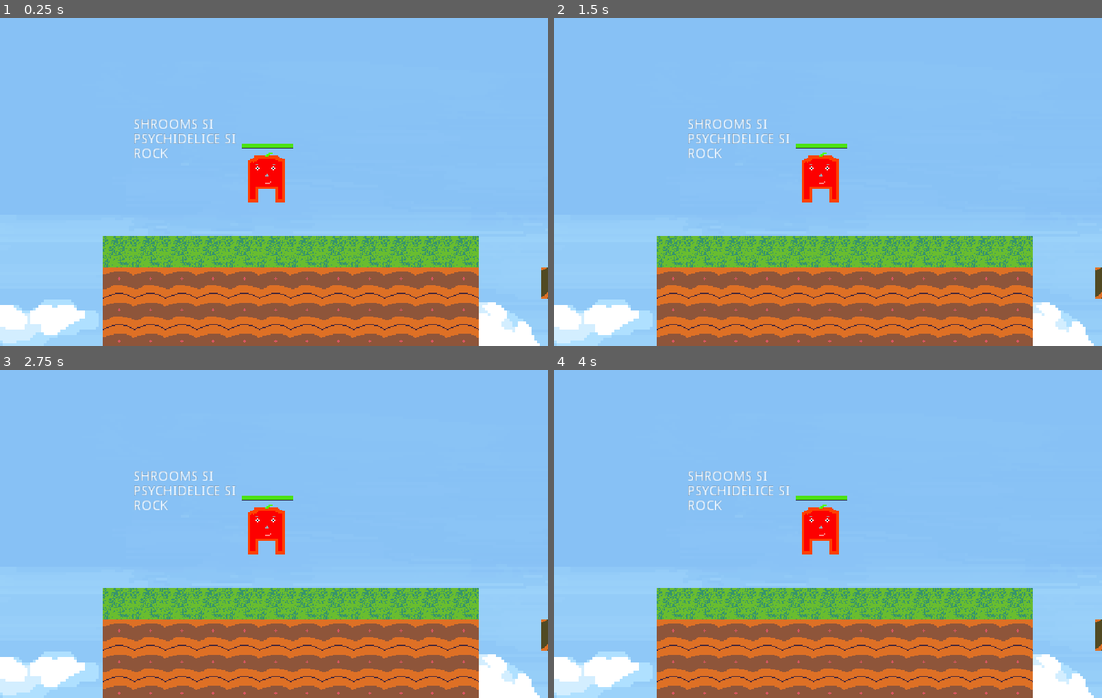
Above: before the commit, frames 1-4 (two rows, left to right).
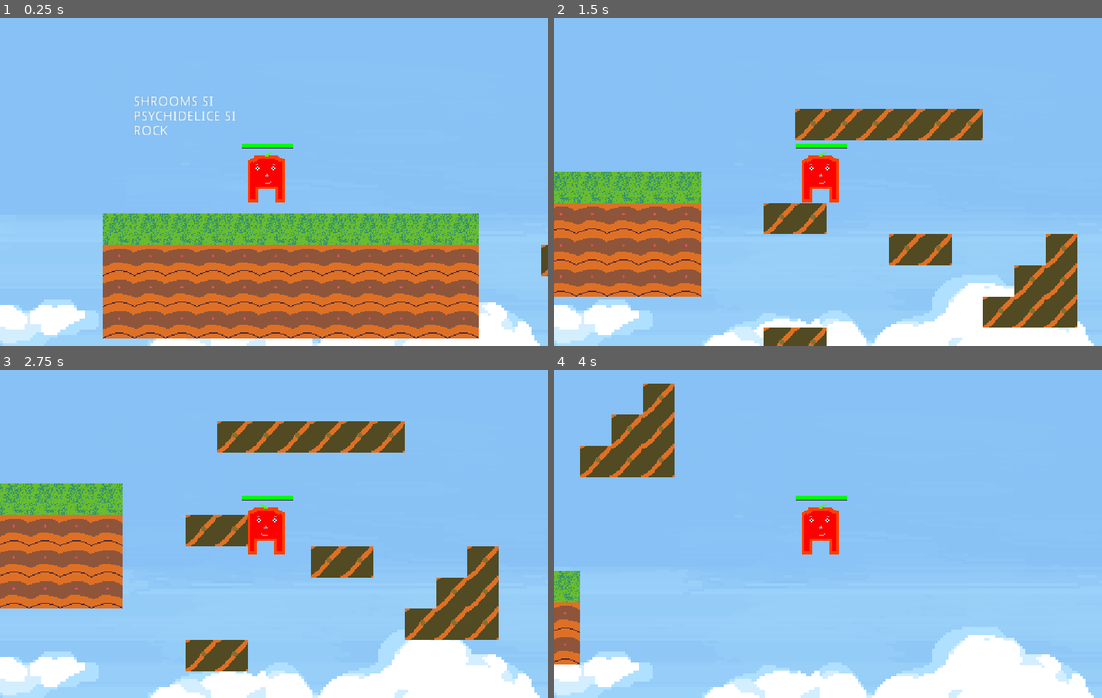
Above: after the commit, the same moments.

Repository: nicusor43/A-Tomato-s-Journey-to-Freedom
Game: Godot game, scene res://Scenes/World.tscn
The game is run twice, just before and just after one commit, with the same random seed, the same clock (stepped at 60 frames per second) and the same inputs.
Inputs:
- Up to frame 1 (0.25 s): no input
- Up to frame 2 (1.5 s): hold Right (ui_right) from 0.53 s (still down); tap Up (ui_up) at 0.6, 0.77, 1.07, 1.35 s
- Up to frame 3 (2.75 s): tap Up (ui_up) at 1.52, 1.82, 2.1 s; release Right (ui_right) at 2.03 s; hold Left (ui_left) from 2.03 s (still down)
- Up to frame 4 (4 s): release Left (ui_left) at 2.78 s; hold Right (ui_right) from 2.78 s (still down); tap Up (ui_up) at 2.85, 3.02, 3.32, 3.6, 3.77 s

The runs differ from the first frame. In frame 1, 21% of the frame differs, in the area x 18-100%, y 23-100%; in frame 2, 38%; in frame 3, 39%, in the area x 0-100%, y 15-100%; in frame 4, 28%.
Error before the commit: Parse Error: Can't preload resource at path: res://Fireball.tscn (res://Scripts/Player.gd:16)

Commit message:
Change move_and_slide() to move_and_slide_with_snap()

Diff:
--- a/Scenes/Level2.tscn
+++ b/Scenes/Level2.tscn
@@ -2,17 +2,13 @@
 
 [ext_resource path="res://Scenes/Player.tscn" type="PackedScene" id=1]
 [ext_resource path="res://assets/tilesets/TileMap.tres" type="TileSet" id=2]
-[ext_resource path="res://Scenes/Sickle.tscn" type="PackedScene" id=3]
-[ext_resource path="res://Scripts/PlatformPath.gd" type="Script" id=4]
-[ext_resource path="res://Scenes/Platform.tscn" type="PackedScene" id=5]
-
-
-
-
+[ext_resource path="res://Scripts/PlatformPath.gd" type="Script" id=3]
+[ext_resource path="res://Scenes/Platform.tscn" type="PackedScene" id=4]
+[ext_resource path="res://Scenes/Sickle.tscn" type="PackedScene" id=5]
 
 [sub_resource type="Curve2D" id=1]
 _data = {
-"points": PoolVector2Array( 0, 0, 0, 0, 2205, -47, 0, 0, 0, 0, 2781, -226, 0, 0, 0, 0, 2205, -47 )
+"points": PoolVector2Array( 0, 0, 0, 0, 2204, -48, 0, 0, 0, 0, 2651, -211, 0, 0, 0, 0, 2204, -49 )
 }
 
 [node name="Level2" type="Node2D"]
@@ -25,14 +21,11 @@
 tile_set = ExtResource( 2 )
 cell_size = Vector2( 32, 32 )
 format = 1
-tile_data = PoolIntArray( -131021, 0, 0, -131020, 0, 0, -131019, 0, …(1110 unchanged characters)…
-
-[node name="Sickle" parent="TileMap" instance=ExtResource( 3 )]
-position = Vector2( 1872, -105 )
+tile_data = PoolIntArray( -524200, 0, 131072, -524199, 0, 131072, -524198, 0, 131072, -524197, 0, 131072, -524196, 0, 131072, -524195, 0, 131072, -458664, 0, 131072, -458663, 0, 131072, -458662, 0, 131072, -458661, 0, 131072, -458660, 0, 131072, -458659, 0, 131072, -393128, 0, 131072, -393127, 0, 131072, -393126, 0, 131072, -393125, 0, 131072, -393124, 0, 131072, -393123, 0, 131072, -131021, 0, 0, -131020, 0, 0, -131019, 0, …(1110 unchanged characters)…
 
 [node name="PlatformPath" type="Path2D" parent="."]
 curve = SubResource( 1 )
-script = ExtResource( 4 )
+script = ExtResource( 3 )
 
 [node name="PathFollow2D" type="PathFollow2D" parent="PlatformPath"]
 position = Vector2( 2205, -47 )
@@ -40,5 +33,8 @@
 cubic_interp = false
 lookahead = 0.001
 
-[node name="Platform" parent="PlatformPath/PathFollow2D" instance=ExtResource( 5 )]
+[node name="Platform" parent="PlatformPath/PathFollow2D" instance=ExtResource( 4 )]
 position = Vector2( 0.955078, 0.296814 )
+
+[node name="Sickle" parent="." instance=ExtResource( 5 )]
+position = Vector2( 1872, -108 )
--- a/Scenes/World.tscn
+++ b/Scenes/World.tscn
@@ -6,10 +6,6 @@
 [ext_resource path="res://Scripts/Path2D.gd" type="Script" id=4]
 [ext_resource path="res://Scenes/ElKilla.tscn" type="PackedScene" id=5]
 [ext_resource path="res://assets/Sprites/exit.png" type="Texture" id=6]
-
-
-
-
 
 [sub_resource type="Curve2D" id=1]
 _data = {
--- a/Scripts/Player.gd
+++ b/Scripts/Player.gd
@@ -8,14 +8,19 @@
 export var GRAVITY = 42
 export var JUMP_FORCE  = 500
 
+
+
 var health = 100
 var dmg = 10
 
 var check_death = false
+var is_jumping = false
 
-const FIREBALL = preload("res://Fireball.tscn")
+const FIREBALL = preload("res://Scenes/Fireball.tscn")
 
 var motion = Vector2.ZERO
+
+
 
 onready var sprite = $Sprite
 onready var animation_player = $AnimationPlayer
@@ -32,12 +37,17 @@
 
 	motion.y += GRAVITY * delta
 
+	var snap = Vector2.DOWN * 32 if !is_jumping else Vector2.ZERO
+
 	if is_on_floor():
 		if x_input == 0:
 			motion.x  = lerp(motion.x, 0, FRICTION)
 
+		is_jumping = false
+
 		if Input.is_action_just_pressed("ui_up"):
 			motion.y = -JUMP_FORCE
+			is_jumping = true
 
 	else:
 		if Input.is_action_just_released("ui_up") and motion.y < -JUMP_FORCE/2:
@@ -51,7 +61,8 @@
 		get_parent().add_child(fireball)
 		fireball.global_position = $Position2D.global_position
 		fireball.direction = -1 if sprite.flip_h else 1
-	motion = move_and_slide_with_snap(motion, Vector2.UP)
+
+	motion = move_and_slide_with_snap(motion, snap, Vector2.UP)
 
 func _process(delta):
 	if health <= 0:
